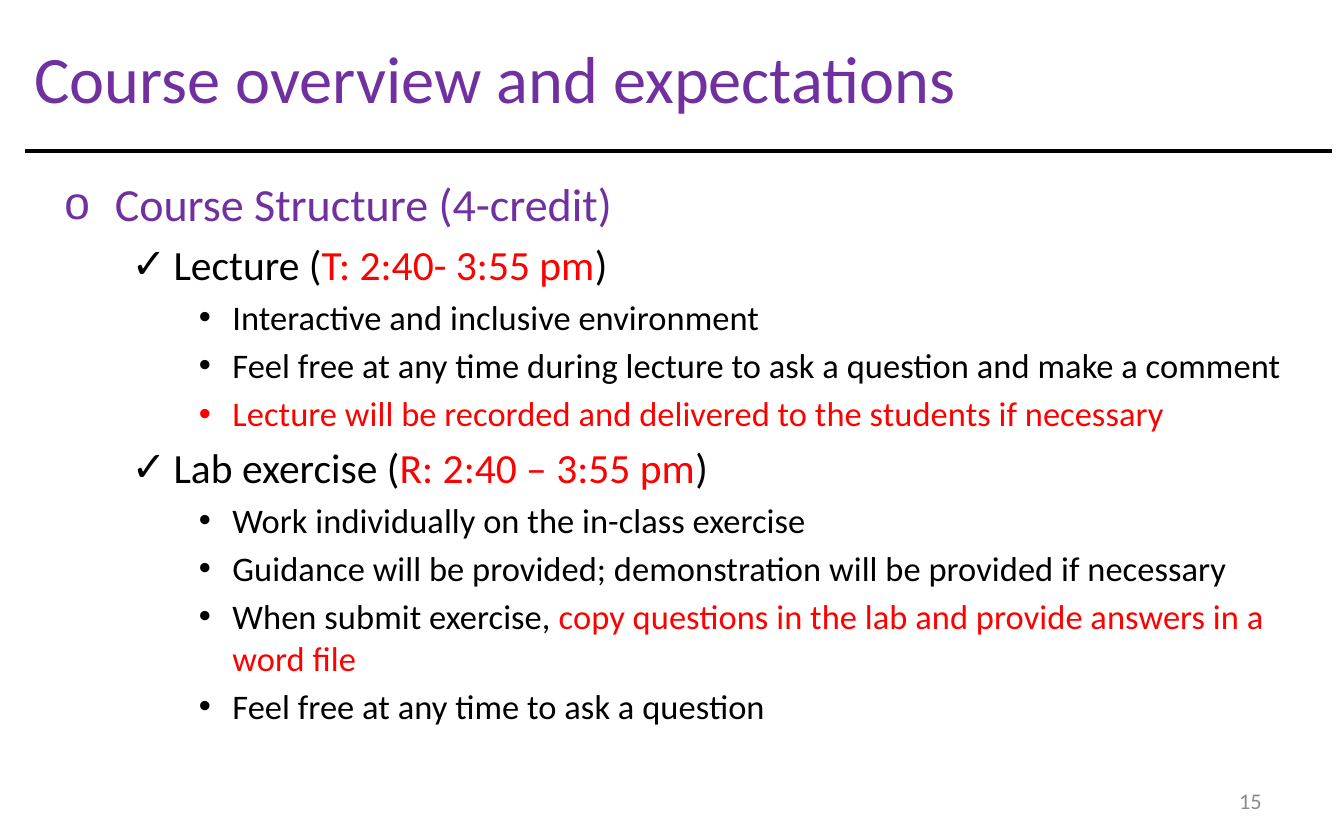
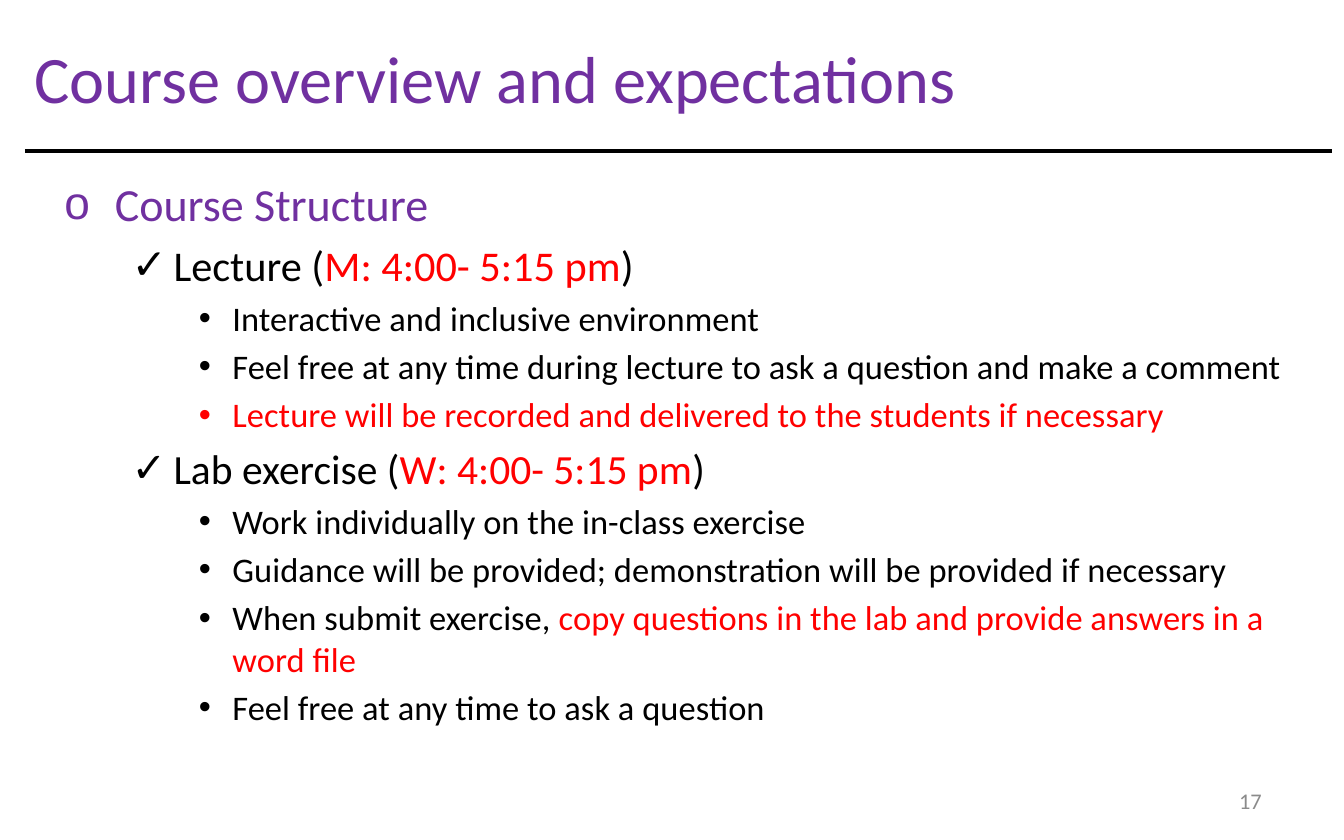
Before and after one commit to gisynw/Field_Techniques, a slide deck: slide 17 of docs/Lectures/week01/Lecture01_GEOG3319_Intro.pptx (slide 15 before the commit). Drawn at 1344x840 pixels with LibreOffice and Linux fonts; fonts in the diff are those of the drawing. Boxes give left, top, right and bottom in pixels: in the first picture for what was removed or moved away, otherwise in the second. Text is boxed around its words. In the diff, an @@ line names an element or a change of style, - is before the commit and + after.

```diff
--- a/docs/Lectures/week01/Lecture01_GEOG3319_Intro.pptx
+++ b/docs/Lectures/week01/Lecture01_GEOG3319_Intro.pptx
@@ text at <box>115,191,634,288</box>: text changed; size 22.2 to 20.4 pt @@
-o Course Structure (4-credit)
-  ✓ Lecture (T: 2:40- 3:55 pm)
+o Course Structure
+  ✓ Lecture (M: 4:00- 5:15 pm)
@@ text at <box>174,454,705,491</box>: text changed @@
-  ✓ Lab exercise (R: 2:40 – 3:55 pm)
+  ✓ Lab exercise (W: 4:00- 5:15 pm)
@@ page number at <box>1239,794,1262,809</box>: text changed @@
-15
+17
```
Also in this commit, not shown: 9 other slides changed, 5 slides added, 1 slide removed, 5 other files.
